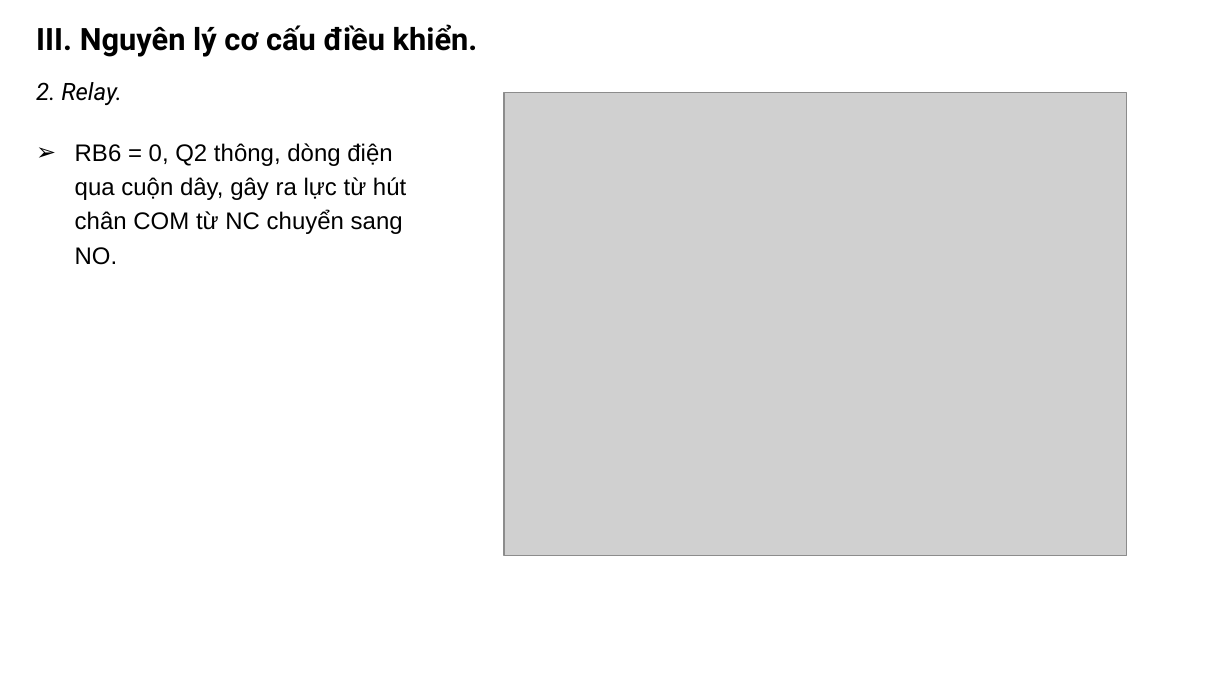
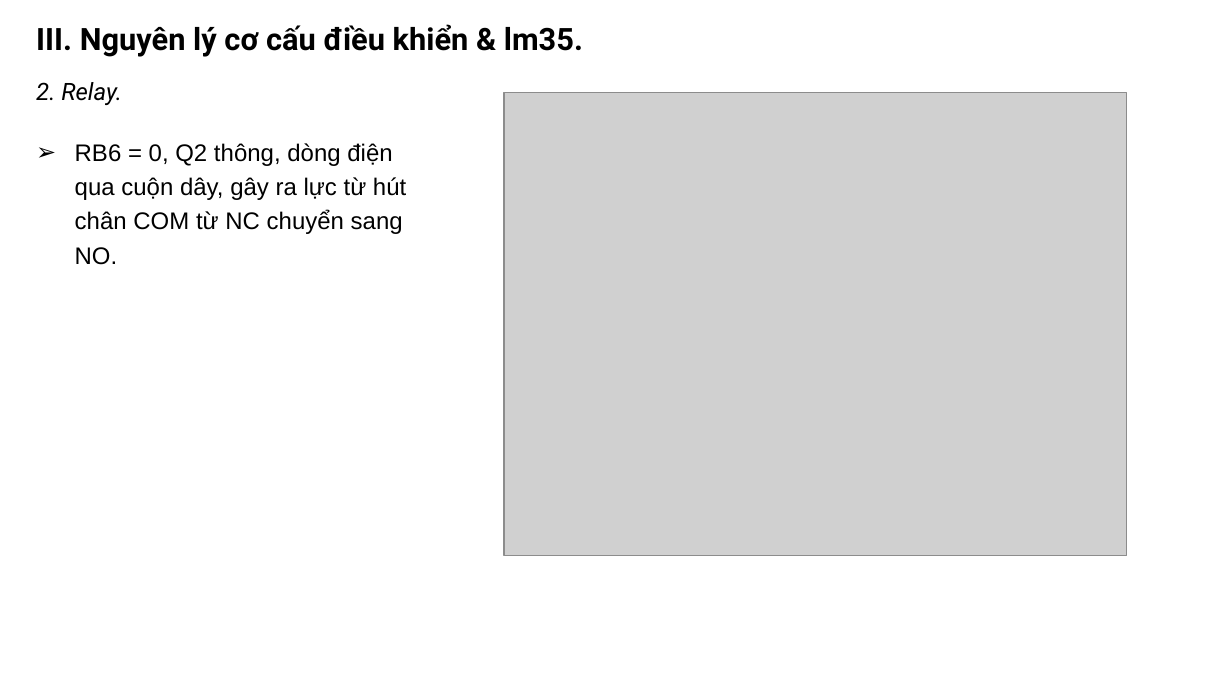
Before and after one commit to khanhnm08/HK_Egg_Incubator, a slide deck: slide 8 of Slide bao cao.pptx. Drawn at 1232x693 pixels with LibreOffice and Linux fonts; fonts in the diff are those of the drawing; grey boxes stand for pictures. Boxes give left, top, right and bottom in pixels: in the first picture for what was removed or moved away, otherwise in the second. Text is boxed around its words. In the diff, an @@ line names an element or a change of style, - is before the commit and + after.

```diff
--- a/Slide bao cao.pptx
+++ b/Slide bao cao.pptx
@@ text at [36, 24, 583, 57]: text changed @@
-III. Nguyên lý cơ cấu điều khiển.
+III. Nguyên lý cơ cấu điều khiển & lm35.
```
Also in this commit, not shown: 5 other slides changed, 1 slide added, 11 other files.
